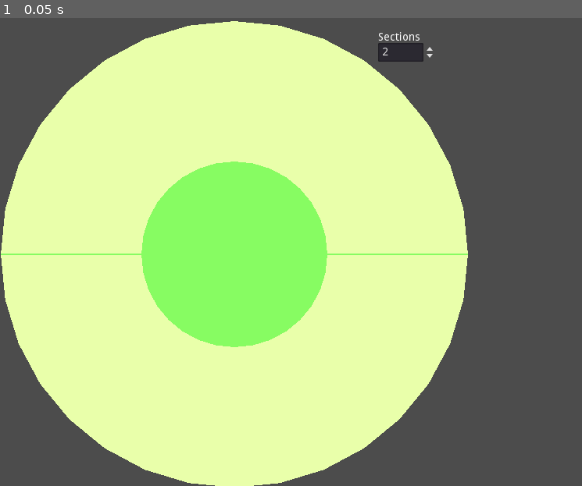
Above: before the commit, frame 1.
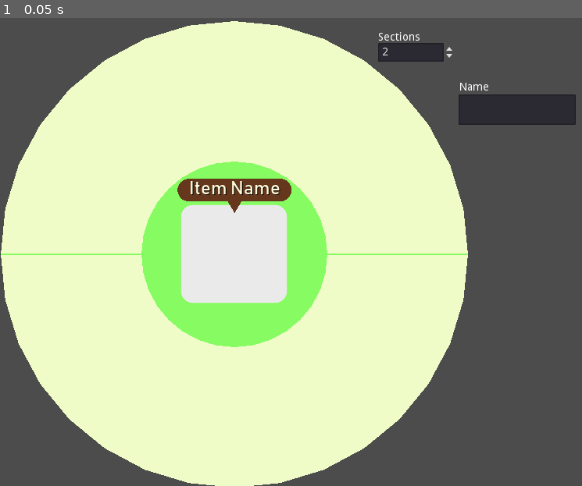
Above: after the commit, the same moment.

Repository: CarbsCode/RadialMenuProject
Game: Godot game, scene res://Scenes/RadialMenu.tscn
Same seed, same stepped clock (60 frames per second), same inputs: the game is played once before the commit and once after it. The project has no main scene, so this scene is started directly.
Inputs:
- Up to frame 1 (0.05 s): no input

The runs differ from the first frame. In frame 1, 58% of the frame differs, in the area x 0-99%, y 0-100%.

Commit message:
Add in the icon for the items complete with auto resizing name plate.

Diff:
--- /dev/null
+++ b/Fonts/bahnschrift_24.tres
@@ -0,0 +1,7 @@
+[gd_resource type="DynamicFont" load_steps=2 format=2]
+
+[ext_resource path="res://Fonts/bahnschrift.ttf" type="DynamicFontData" id=1]
+
+[resource]
+size = 24
+font_data = ExtResource( 1 )
--- /dev/null
+++ b/Scenes/MenuIcon.tscn
@@ -0,0 +1,67 @@
+[gd_scene load_steps=4 format=2]
+
+[ext_resource path="res://Scripts/MenuIcon.gd" type="Script" id=1]
+[ext_resource path="res://Fonts/bahnschrift_24.tres" type="DynamicFont" id=2]
+
+[sub_resource type="StyleBoxFlat" id=2]
+bg_color = Color( 0.921569, 0.921569, 0.921569, 1 )
+corner_radius_top_left = 15
+corner_radius_top_right = 15
+corner_radius_bottom_right = 15
+corner_radius_bottom_left = 15
+corner_detail = 10
+
+[node name="MenuIcon" type="Panel"]
+margin_left = 232.0
+margin_top = 237.0
+margin_right = 367.0
+margin_bottom = 362.0
+rect_min_size = Vector2( 135, 125 )
+custom_styles/panel = SubResource( 2 )
+script = ExtResource( 1 )
+
+[node name="Name" type="Label" parent="."]
+self_modulate = Color( 0.996078, 0.988235, 0.858824, 1 )
+margin_left = 23.7547
+margin_top = -35.8487
+margin_right = 112.755
+margin_bottom = -6.84869
+grow_horizontal = 2
+grow_vertical = 2
+size_flags_horizontal = 4
+custom_fonts/font = ExtResource( 2 )
+custom_colors/font_color = Color( 1, 1, 1, 1 )
+custom_colors/font_color_shadow = Color( 0, 0, 0, 1 )
+text = "Item Name"
+align = 1
+valign = 1
+
+[node name="Item" type="CenterContainer" parent="."]
+anchor_right = 1.0
+anchor_bottom = 1.0
+size_flags_horizontal = 5
+
+[node name="IImage" type="TextureRect" parent="Item"]
+margin_left = 17.0
+margin_top = 15.0
+margin_right = 117.0
+margin_bottom = 110.0
+rect_min_size = Vector2( 100, 95 )
+size_flags_horizontal = 4
+
+[node name="NameEdit" type="LineEdit" parent="."]
+margin_left = 354.908
+margin_top = -142.498
+margin_right = 504.908
+margin_bottom = -103.498
+rect_min_size = Vector2( 74, 24 )
+custom_fonts/font = ExtResource( 2 )
+clear_button_enabled = true
+
+[node name="Label" type="Label" parent="NameEdit"]
+margin_left = 0.554749
+margin_top = -16.366
+margin_right = 40.5547
+margin_bottom = -2.36602
+text = "Name"
+[connection signal="text_entered" from="NameEdit" to="." method="_on_NameEdit_text_entered"]
--- a/Scenes/RadialMenu.tscn
+++ b/Scenes/RadialMenu.tscn
@@ -1,6 +1,7 @@
-[gd_scene load_steps=2 format=2]
+[gd_scene load_steps=3 format=2]
 
 [ext_resource path="res://Scripts/RadialMenu.gd" type="Script" id=1]
+[ext_resource path="res://Scenes/MenuIcon.tscn" type="PackedScene" id=2]
 
 [node name="RadialMenu" type="Control"]
 anchor_right = 1.0
@@ -10,17 +11,23 @@
 margin_right = -424.369
 margin_bottom = 2.94739
 script = ExtResource( 1 )
-outerColor = Color( 0.91608, 1, 0.667969, 1 )
+outerColor = Color( 0.941176, 0.992157, 0.784314, 1 )
 innerColor = Color( 0.533333, 0.992157, 0.388235, 1 )
 sections = 2
 detailLevel = 3
+
+[node name="CenterContainer" type="CenterContainer" parent="."]
+anchor_right = 1.0
+anchor_bottom = 1.0
+
+[node name="MenuIcon" parent="CenterContainer" instance=ExtResource( 2 )]
 
 [node name="HitBox" type="Area2D" parent="."]
 
 [node name="SelectionEdit2" type="SpinBox" parent="."]
 margin_left = 484.212
 margin_top = 29.4737
-margin_right = 558.212
+margin_right = 584.212
 margin_bottom = 53.4737
 value = 2.0
 
--- /dev/null
+++ b/Scripts/MenuIcon.gd
@@ -0,0 +1,58 @@
+extends Panel
+onready var itemName = $Name
+onready var itemImage = $Item/IImage
+
+var textCenter : Vector2
+var elipseArray :PoolVector2Array
+var triangleArray : PoolVector2Array
+var namePos : Vector2
+var nameDim : Vector2
+var nameColor : Color = Color( 0.40, 0.22, 0.12, 1 )
+var triangleLen : int = 15
+func _ready():
+	namePos = Vector2(itemName.rect_position.x,itemName.rect_position.y + 2)
+	nameDim = itemName.rect_size
+	_setElipse()
+	_setTriangle()
+
+func _draw():
+	draw_colored_polygon(elipseArray,nameColor)
+	draw_circle(Vector2(namePos.x,namePos.y +nameDim.y / 2),nameDim.y / 2,nameColor)
+	draw_circle(Vector2(namePos.x + nameDim.x,namePos.y +nameDim.y / 2),nameDim.y /2, nameColor)
+	draw_colored_polygon(triangleArray,nameColor)
+
+func _setElipse():
+	elipseArray.push_back(namePos)
+	elipseArray.push_back(Vector2(namePos.x + nameDim.x,namePos.y))
+	elipseArray.push_back(Vector2(namePos.x + nameDim.x,namePos.y +nameDim.y))
+	elipseArray.push_back(Vector2(namePos.x,namePos.y +nameDim.y))
+
+func _setTriangle():
+	triangleArray.push_back(Vector2(namePos.x + nameDim.x /2 -triangleLen /1.7, namePos.y + nameDim.y))
+	triangleArray.push_back(Vector2(namePos.x + nameDim.x /2 +triangleLen /1.7, namePos.y + nameDim.y))
+	triangleArray.push_back(Vector2(namePos.x + nameDim.x /2, namePos.y + nameDim.y + triangleLen))
+
+
+func _updateName():
+	elipseArray.resize(0)
+	triangleArray.resize(0)
+	_setElipse()
+	_setTriangle()
+	update()
+
+func _on_NameEdit_text_entered(new_name):
+	if new_name == "Goomba":
+		itemImage.texture = load("res://Sprites/goomba.png")
+	if new_name == "Mario":
+		itemImage.texture = load("res://Sprites/mario.png")
+	if new_name == "Question Mark Block":
+		itemImage.texture = load("res://Sprites/QuestionMarkBlock.png")
+
+	itemName.text = str(new_name)
+	var timer = get_tree().create_timer(0.01)
+	yield(timer,"timeout")
+	namePos = Vector2(itemName.rect_position.x,itemName.rect_position.y + 2)
+	nameDim = itemName.rect_size
+	var timer2 = get_tree().create_timer(0.01)
+	yield(timer2,"timeout")
+	_updateName()
Binary file added: Fonts/bahnschrift.ttf
Binary file added: Sprites/QuestionMarkBlock.png
Not shown, added: Sprites/QuestionMarkBlock.png.import
Binary file added: Sprites/goomba.png
Not shown, added: Sprites/goomba.png.import
Binary file added: Sprites/mario.png
Not shown, added: Sprites/mario.png.import
